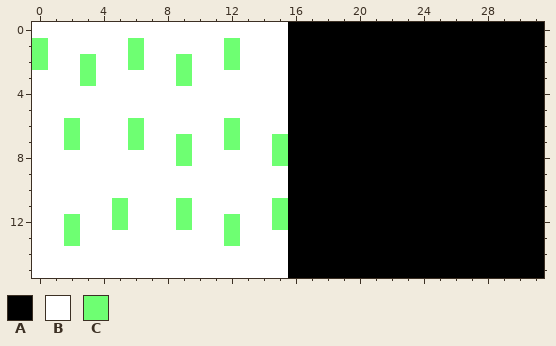
File history of a pixel-art sprite, new2/data/sprites.png. This is how it looked before the edit.
The file is 32x16 pixels.
Palette (. is transparent): A #000000  B #ffffff  C #6eff72
Now the later version:
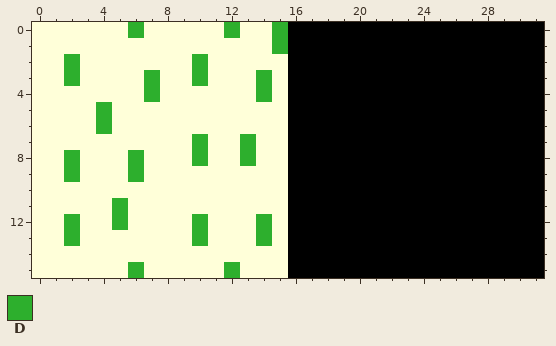
Colours new in this view: D #2daf2d
Changes in this commit:
colour B: #ffffff -> #ffffd9
y 0: x 6 B -> D; x 12 B -> D; x 15 B -> D
y 1: x 0 C -> B; x 6 C -> B; x 12 C -> B; x 15 B -> D
y 2: x 0 C -> B; x 2..3 BC -> DB; x 6 C -> B; x 9..10 CB -> BD; x 12 C -> B
y 3: x 2..3 BC -> DB; x 7 B -> D; x 9..10 CB -> BD; x 14 B -> D
y 4: x 7 B -> D; x 14 B -> D
y 5: x 4 B -> D
y 6: x 2 C -> B; x 4 B -> D; x 6 C -> B; x 12 C -> B
y 7: x 2 C -> B; x 6 C -> B; x 9..10 CB -> BD; x 12..13 CB -> BD; x 15 C -> B
y 8: x 2 B -> D; x 6 B -> D; x 9..10 CB -> BD; x 13 B -> D; x 15 C -> B
y 9: x 2 B -> D; x 6 B -> D
y 11: x 5 C -> D; x 9 C -> B; x 15 C -> B
y 12: x 2 C -> D; x 5 C -> D; x 9..10 CB -> BD; x 12 C -> B; x 14..15 BC -> DB
y 13: x 2 C -> D; x 10 B -> D; x 12 C -> B; x 14 B -> D
y 15: x 6 B -> D; x 12 B -> D
Boxes around the changes in both pictures, in picture pixels (x1, y1, x2, y2):
changed: (32, 22, 288, 278)
